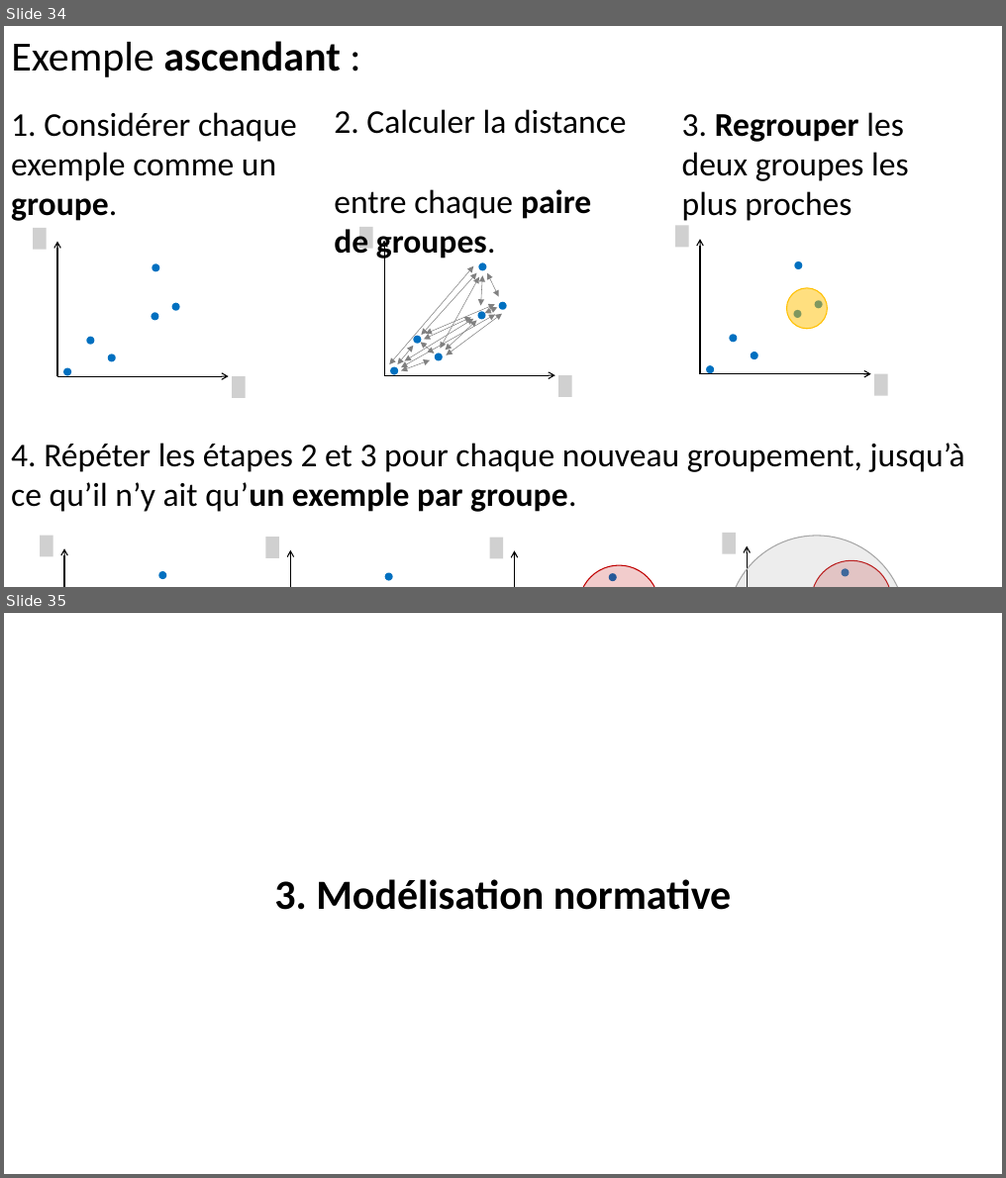
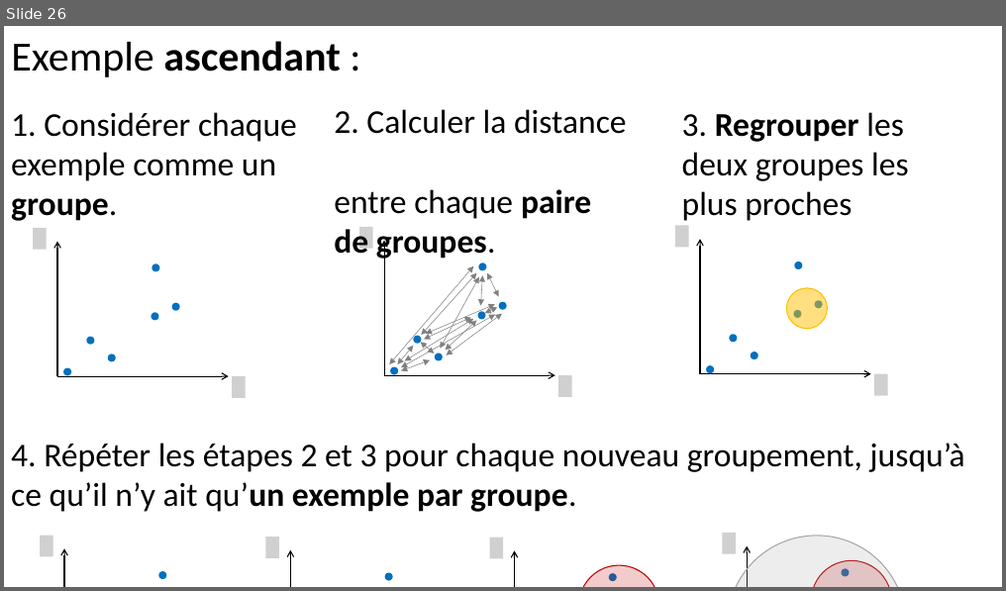
Before and after one commit to pnplab/ML_CRIUSMM, a slide deck: cours_4/img/cours_4.pptx. Shown one above the other, each under a label of ours: slides 34 and 35 before the commit, slide 26 after it. The pictures are 1006x1178 and 1006x591 pixels, drawn with LibreOffice and Linux fonts; fonts in the diff are those of the drawing; grey boxes stand for pictures; background and template pictures are left out. Boxes give left, top, right and bottom in pixels: in the first picture for what was removed or moved away, otherwise in the second. Text is boxed around its words. In the diff, an @@ line names an element or a change of style, - is before the commit and + after.

```diff
--- a/cours_4/img/cours_4.pptx
+++ b/cours_4/img/cours_4.pptx
@@ slide 35 removed at (4,613,1002,1174), background #FFFFFF @@
@@ text removed at (274,879,732,910) @@
-3. Modélisation normative
@@ what was slide 34 is now slide 26 @@
```
Also in this commit, not shown: 1 slide changed, 1 slide added, 4 other slides removed, 40 other files.
